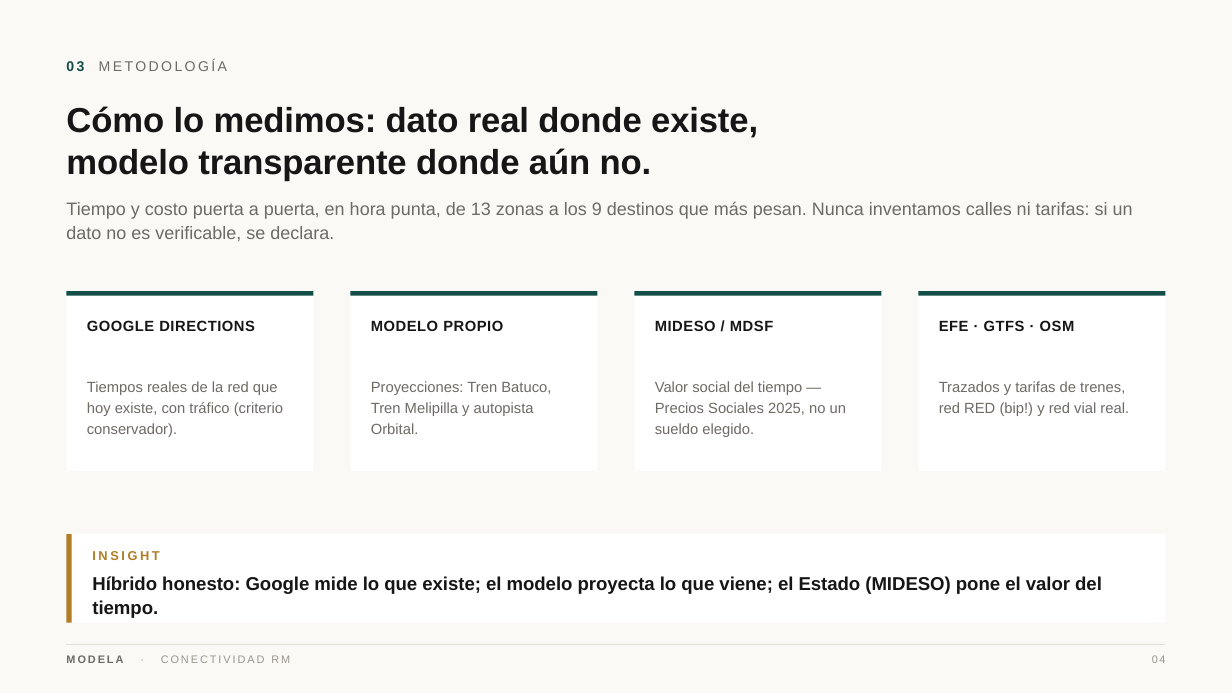
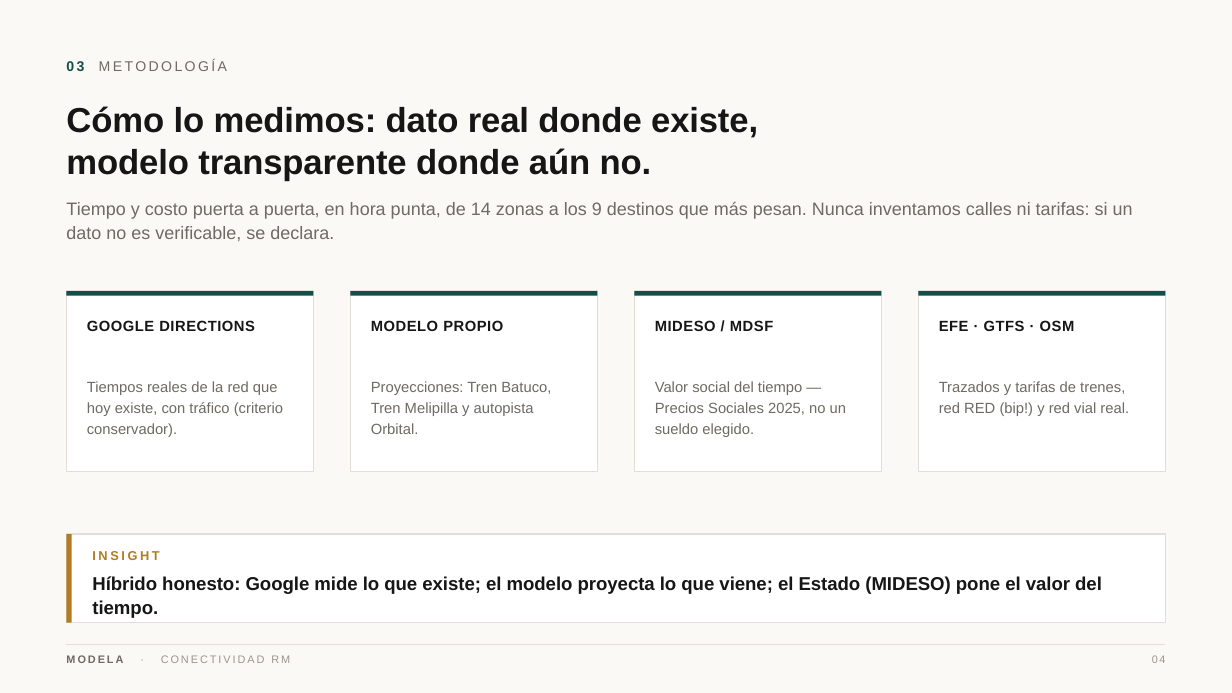
Before and after one commit to modela-simulador/modela-simulador, a slide deck: slide 4 of public/conectividad/Conectividad-Modela.pptx. Drawn at 1232x693 pixels with LibreOffice and Linux fonts; fonts in the diff are those of the drawing. Boxes give left, top, right and bottom in pixels: in the first picture for what was removed or moved away, otherwise in the second. Text is boxed around its words. In the diff, an @@ line names an element or a change of style, - is before the commit and + after.

```diff
--- a/public/conectividad/Conectividad-Modela.pptx
+++ b/public/conectividad/Conectividad-Modela.pptx
@@ text at (66, 202, 1133, 242): text changed @@
-Tiempo y costo puerta a puerta, en hora punta, de 13 zonas a los 9 destinos que más pesan. Nunca inventamos calles ni tarifas: si un dato no es verificable, se declara.
+Tiempo y costo puerta a puerta, en hora punta, de 14 zonas a los 9 destinos que más pesan. Nunca inventamos calles ni tarifas: si un dato no es verificable, se declara.
@@ outline none to #E4DFD6 1 pt in 5 elements at (67, 291, 313, 471), (350, 291, 597, 471), (635, 291, 882, 471), (919, 291, 1165, 471), (67, 534, 1165, 623) @@
```
Also in this commit, not shown: 18 other slides changed, 42 other files.
